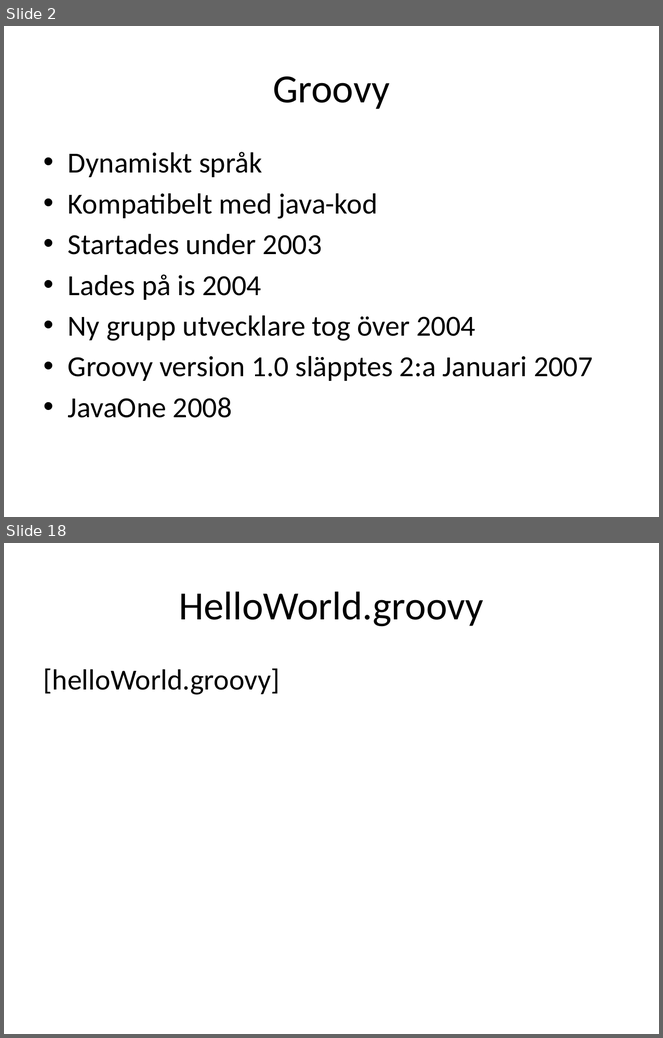
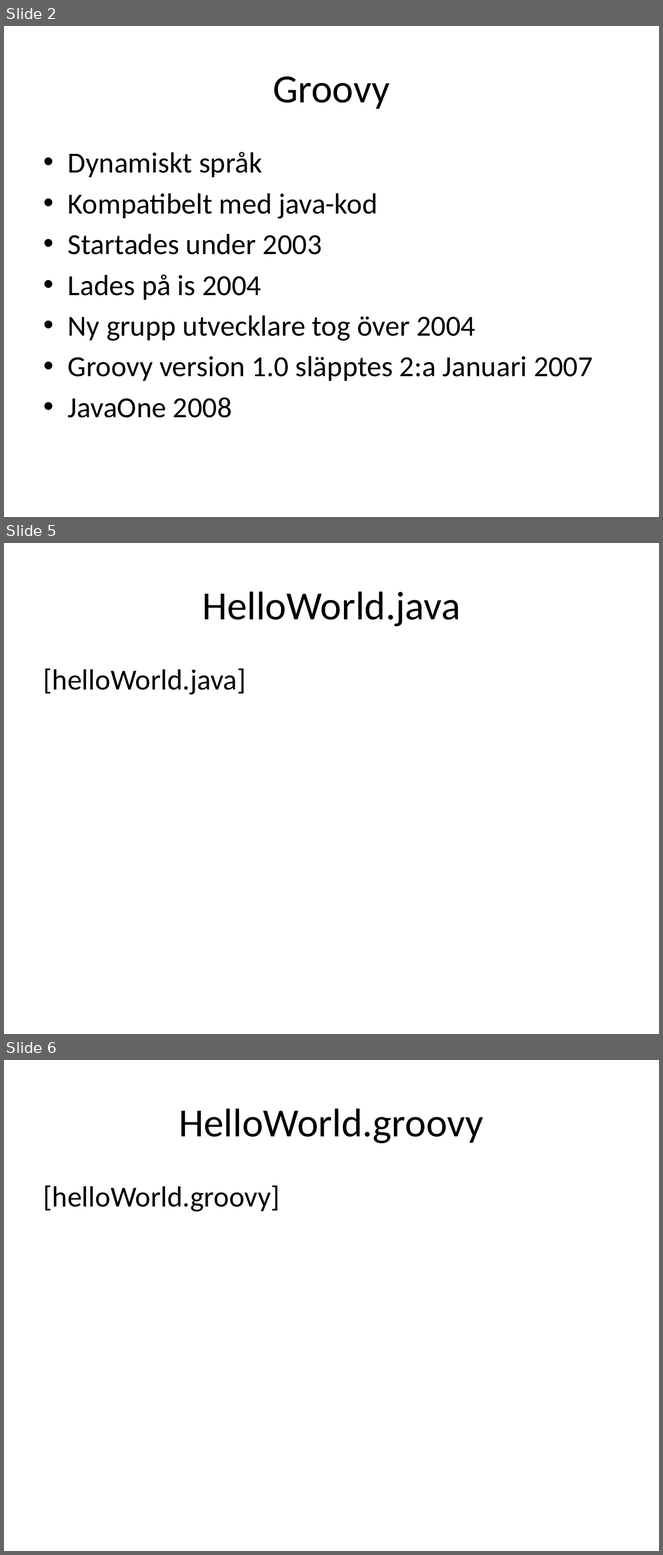
Before and after one commit to me97esn/groovyseminarium, a slide deck: groovyseminarie/dokument/groovyseminarium_source.pptx. Shown one above the other, each under a label of ours: slides 2 and 18 before the commit, slides 2, 5 and 6 after it; the slides between them are not shown. The pictures are 663x1038 and 663x1555 pixels, drawn with LibreOffice and Linux fonts; fonts in the diff are those of the drawing. Boxes give left, top, right and bottom in pixels: in the first picture for what was removed or moved away, otherwise in the second. Text is boxed around its words. In the diff, an @@ line names an element or a change of style, - is before the commit and + after.

```diff
--- a/groovyseminarie/dokument/groovyseminarium_source.pptx
+++ b/groovyseminarie/dokument/groovyseminarium_source.pptx
@@ slide 5 added at <box>4,543,659,1034</box>, background #FFFFFF @@
@@ title added at <box>202,591,461,627</box>, 44 pt, text #000000 @@
+HelloWorld.java
@@ text added at <box>44,668,246,695</box>, 32 pt, text #000000 @@
+[helloWorld.java]
@@ what was slide 18 is now slide 6 @@
```
Also in this commit, not shown: 4 slides changed, 4 other slides added, 2 other files.
